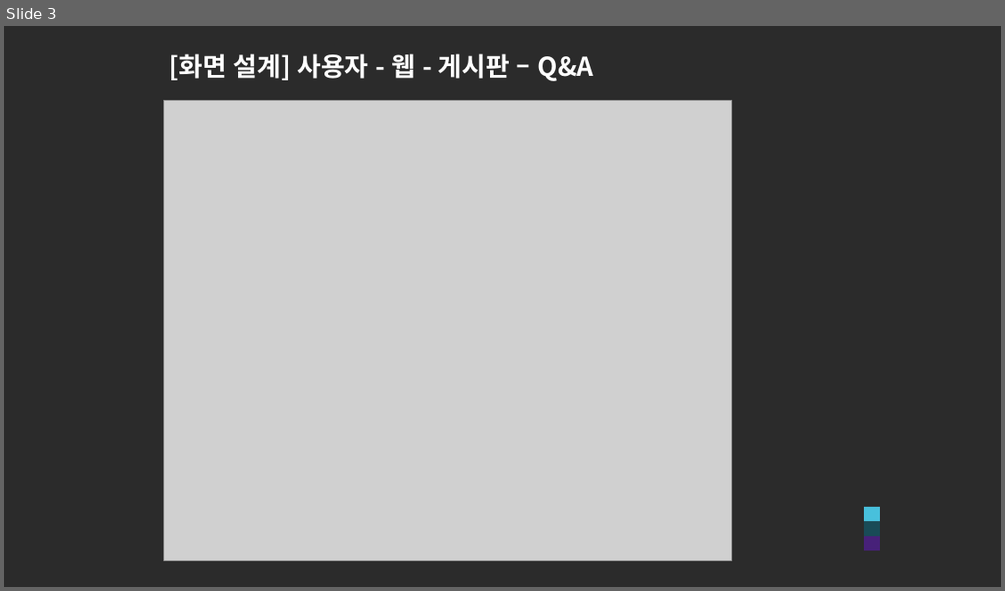
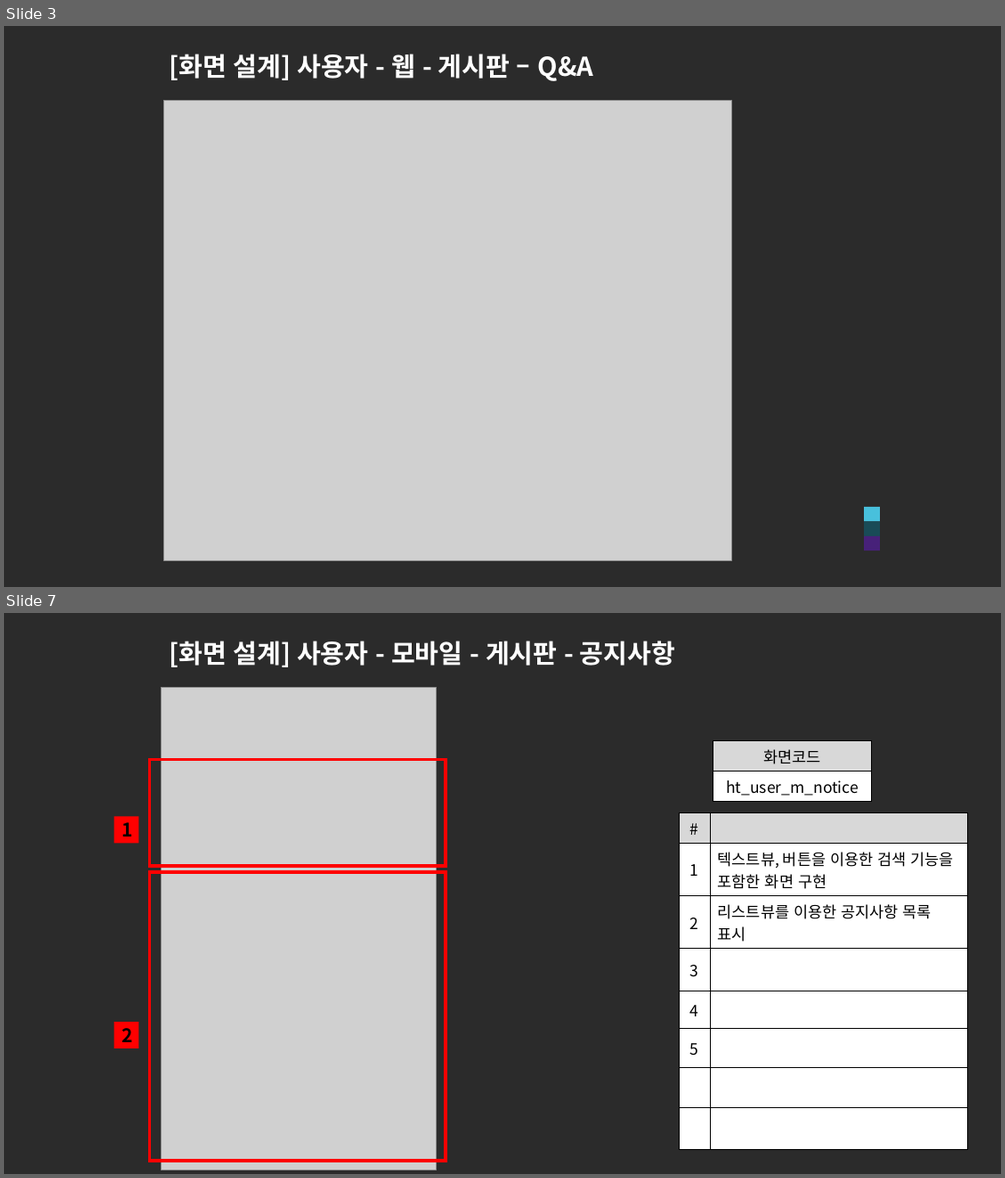
Before and after one commit to ezenteam2/e-Zone, a slide deck: 0 발표용 파워포인트/0424 4차발표/0424 project05 - 파워포인트 - 현태.pptx. Shown one above the other, each under a label of ours: slide 3 before the commit, slides 3 and 7 after it; the slides between them are not shown. The pictures are 1005x591 and 1005x1178 pixels, drawn with LibreOffice and Linux fonts; fonts in the diff are those of the drawing; grey boxes stand for pictures; background and template pictures are left out; a plain dark background stands for a picture behind light text. Boxes give left, top, right and bottom in pixels: in the first picture for what was removed or moved away, otherwise in the second. Text is boxed around its words. In the diff, an @@ line names an element or a change of style, - is before the commit and + after.

```diff
--- a/0 발표용 파워포인트/0424 4차발표/0424 project05 - 파워포인트 - 현태.pptx
+++ b/0 발표용 파워포인트/0424 4차발표/0424 project05 - 파워포인트 - 현태.pptx
@@ slide 7 added at <box>4,613,1001,1174</box>, background picture (left out) @@
@@ text added at <box>169,641,675,667</box>, 25 pt, text #FFFFFF, bold @@
+[화면 설계] 사용자 - 모바일 - 게시판 - 공지사항
@@ picture added at <box>162,688,437,1169</box> @@
@@ table added at <box>713,741,872,799</box>, 2 rows, 1 columns @@
+화면코드
+ht_user_m_notice
@@ rectangle added at <box>149,760,445,867</box>, outline #FF0000 3 pt @@
@@ rectangle added at <box>114,817,138,843</box>, fill #FF0000, 18 pt, text #000000, bold @@
+1
@@ table added at <box>680,813,968,1130</box>, 8 rows, 2 columns @@
+# | 
+1 | 텍스트뷰, 버튼을 이용한 검색 기능을 포함한 화면 구현
+2 | 리스트뷰를 이용한 공지사항 목록 표시
+3 | 
+4 | 
+5 | 
+ | 
+ | 
@@ rectangle added at <box>149,872,445,1160</box>, outline #FF0000 3 pt @@
@@ rectangle added at <box>114,1022,138,1048</box>, fill #FF0000, 18 pt, text #000000, bold @@
+2
@@ rectangle added at <box>864,1094,880,1109</box>, fill #48C0DC @@
@@ rectangle added at <box>864,1108,880,1123</box>, fill #194B57 @@
@@ rectangle added at <box>864,1123,880,1138</box>, fill #472179 @@
```
Also in this commit, not shown: 12 other slides added, 1 other file.
